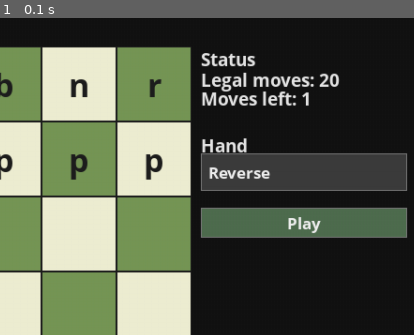
Above: before the commit, frame 1.
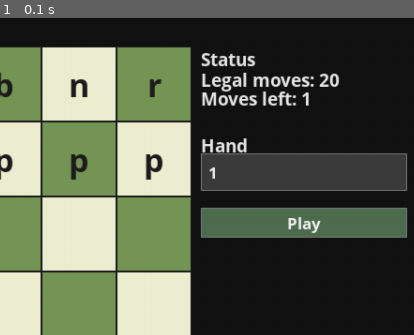
Above: after the commit, the same moment.

Repository: MeansMarkus/Wynd
Game: pygame game, started from pygame_main.py
Same seed, same stepped clock (60 frames per second), same inputs: the game is played once before the commit and once after it.
Inputs:
- Up to frame 1 (0.1 s): no input
The pictures show only the part of the screen within x 50-100%, y 0-50%; the shares and areas given below are measured in that part.

The runs differ from the first frame. In frame 1, 0.3% of the frame differs, in the area x 50-66%, y 47-51%.

Commit message:
- `Add number cards and rebalance deck`

Diff:
--- /dev/null
+++ b/cards/number.py
@@ -0,0 +1,10 @@
+from cards.card import Card
+
+
+class NumberCard(Card):
+    def __init__(self, number):
+        self.number = number
+        self.name = str(number)
+
+    def apply(self, game_state, player):
+        game_state.moves_left = self.number
--- a/main.py
+++ b/main.py
@@ -1,4 +1,5 @@
 from cards.card import Deck
+from cards.number import NumberCard
 from cards.plus_two import PlusTwoCard
 from cards.reverse import ReverseCard
 from game.board import Board
@@ -10,8 +11,10 @@
 
 def build_deck():
     cards = []
-    cards.extend(ReverseCard() for _ in range(4))
-    cards.extend(PlusTwoCard() for _ in range(4))
+    cards.extend(ReverseCard() for _ in range(2))
+    cards.extend(PlusTwoCard() for _ in range(3))
+    for number in range(1, 6):
+        cards.extend(NumberCard(number) for _ in range(2))
     return Deck(cards)
 
 
--- a/pygame_main.py
+++ b/pygame_main.py
@@ -3,6 +3,7 @@
 import pygame
 
 from cards.card import Deck
+from cards.number import NumberCard
 from cards.plus_two import PlusTwoCard
 from cards.reverse import ReverseCard
 from game.board import Board
@@ -14,8 +15,10 @@
 
 def build_deck():
     cards = []
-    cards.extend(ReverseCard() for _ in range(4))
-    cards.extend(PlusTwoCard() for _ in range(4))
+    cards.extend(ReverseCard() for _ in range(2))
+    cards.extend(PlusTwoCard() for _ in range(3))
+    for number in range(1, 6):
+        cards.extend(NumberCard(number) for _ in range(2))
     return Deck(cards)
 
 
